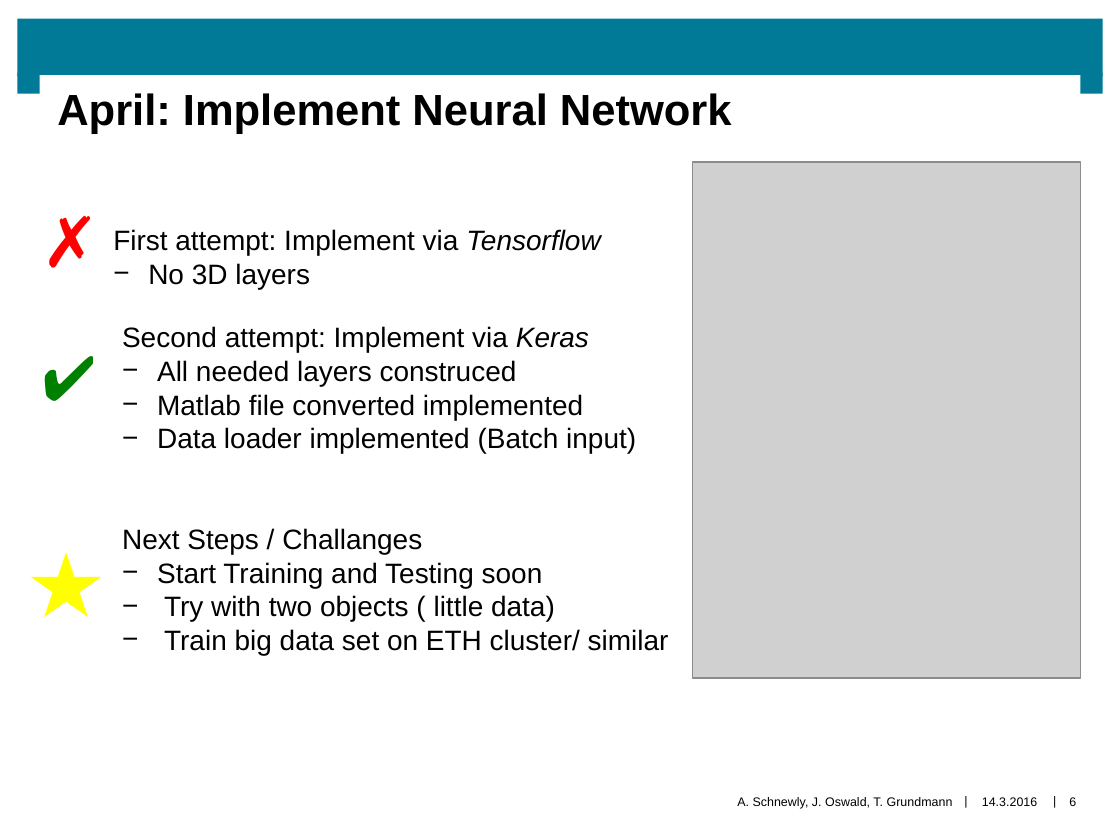
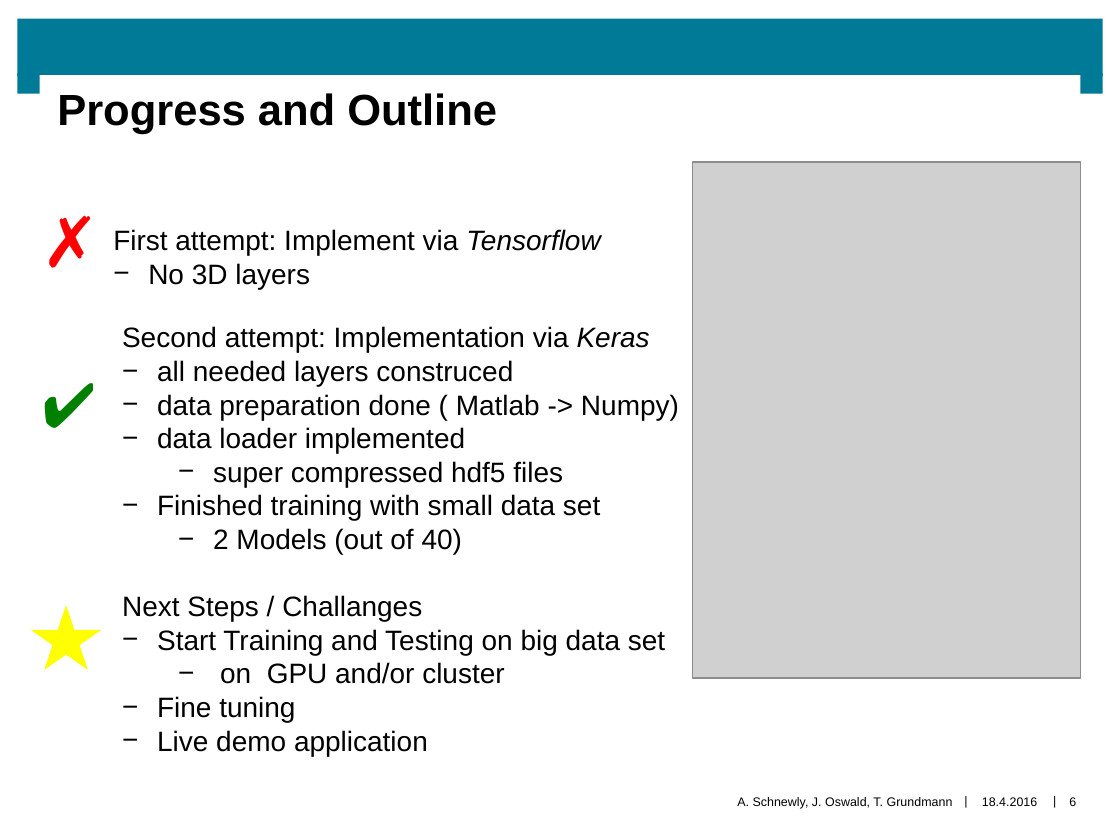
Before and after one commit to AICAE/Deep-3D-Obj-Recognition, a slide deck: slide 6 of Midterm Presentation/präsi.pptx. Drawn at 1120x840 pixels with LibreOffice and Linux fonts; fonts in the diff are those of the drawing; grey boxes stand for pictures; background and template pictures are left out. Boxes give left, top, right and bottom in pixels: in the first picture for what was removed or moved away, otherwise in the second. Text is boxed around its words. In the diff, an @@ line names an element or a change of style, - is before the commit and + after.

```diff
--- a/Midterm Presentation/präsi.pptx
+++ b/Midterm Presentation/präsi.pptx
@@ title at [57,93,497,134]: text changed @@
-April: Implement Neural Network
+Progress and Outline
@@ text at [122,326,679,554]: text changed @@
-Second attempt: Implement via Keras
-− All needed layers construced
-− Matlab file converted implemented
-− Data loader implemented (Batch input)
+Second attempt: Implementation via Keras
+− all needed layers construced
+− data preparation done ( Matlab -> Numpy)
+− data loader implemented
+  − super compressed hdf5 files
+− Finished training with small data set
+  − 2 Models (out of 40)
@@ text "✔": place and size @@
-text "✔" at [31,334,129,420]
+text "✔" at [31,360,129,446]
@@ star: place and size @@
-star at [31,552,102,617]
+star at [31,605,102,670]
@@ text at [157,629,665,756]: text changed @@
-− Start Training and Testing soon
-− Try with two objects ( little data)
-− Train big data set on ETH cluster/ similar
+− Start Training and Testing on big data set
+  − on GPU and/or cluster
+− Fine tuning
+− Live demo application
@@ text at [982,797,1037,806]: text changed @@
-14.3.2016
+18.4.2016
```
Also in this commit, not shown: 6 other slides changed.
